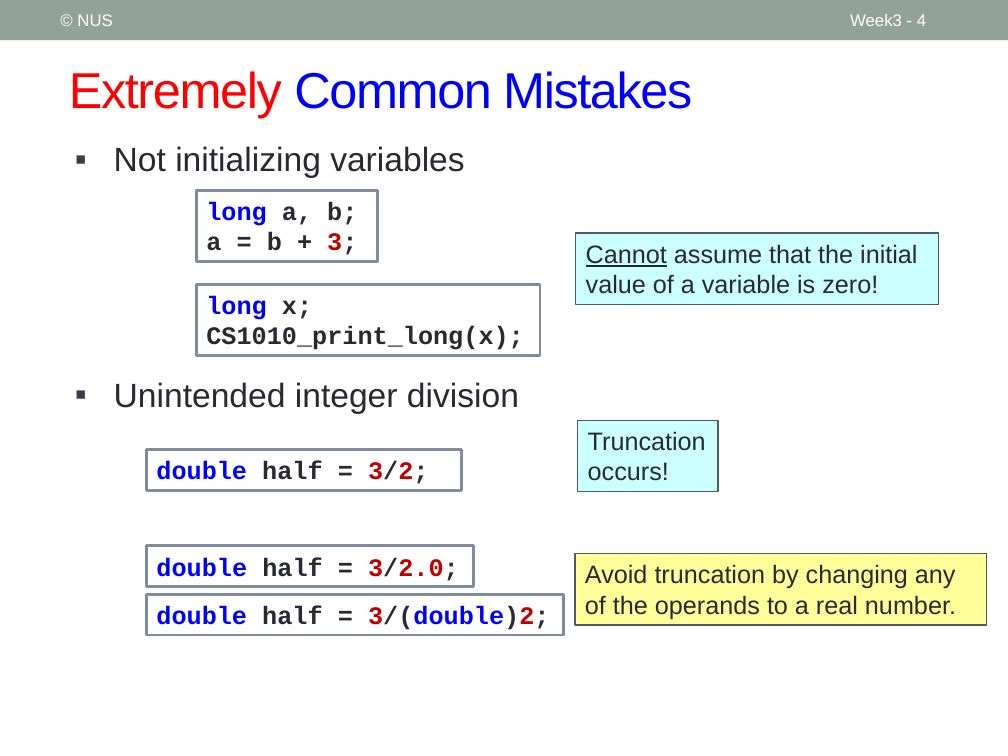
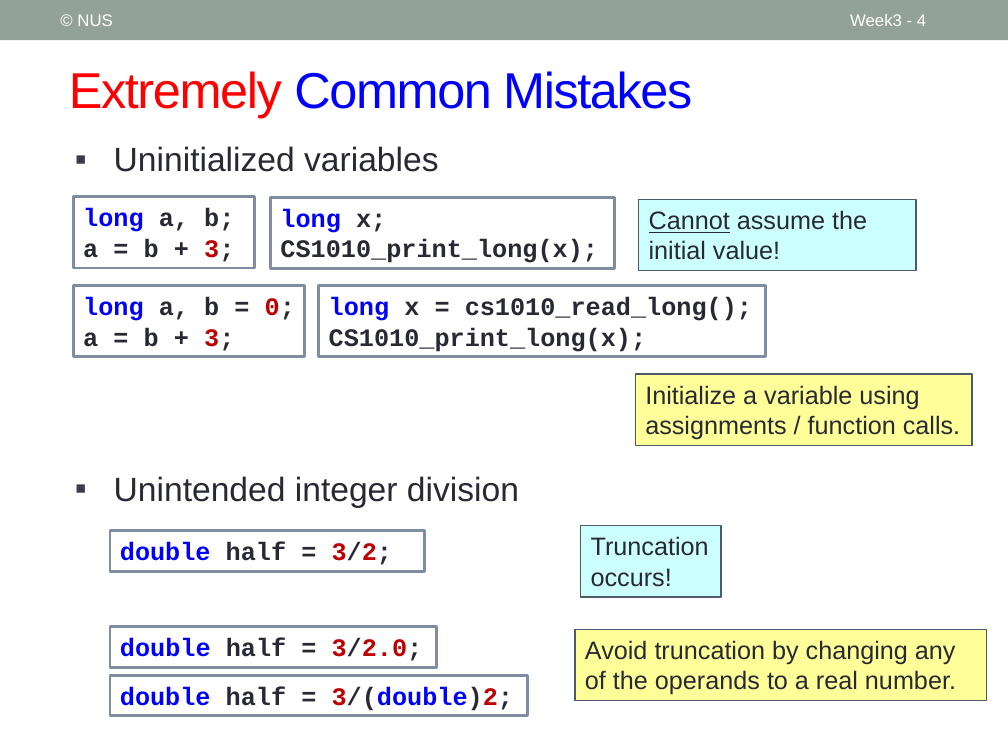
Before and after one commit to nus-cs1010-2021-s2/website, a slide deck: slide 4 of slides/Week3_Recap.pptx. Drawn at 1008x756 pixels with LibreOffice and Linux fonts; fonts in the diff are those of the drawing. Boxes give left, top, right and bottom in pixels: in the first picture for what was removed or moved away, otherwise in the second. Text is boxed around its words. In the diff, an @@ line names an element or a change of style, - is before the commit and + after.

```diff
--- a/slides/Week3_Recap.pptx
+++ b/slides/Week3_Recap.pptx
@@ text at [114,146,438,172]: text changed @@
-▪ Not initializing variables
+▪ Uninitialized variables
@@ rectangle "long a, b;": place and size @@
-rectangle "long a, b;" at [197,191,378,262]
+rectangle "long a, b;" at [74,197,255,268]
@@ rectangle "long x;": place and size @@
-rectangle "long x;" at [197,284,540,356]
+rectangle "long x;" at [270,198,614,269]
@@ rectangle "Cannot assume the initial value!": place and size @@
-rectangle "Cannot assume the initial value!" at [576,233,938,304]
+rectangle "Cannot assume the initial value!" at [639,200,916,271]
@@ text in rectangle at [649,210,867,260]: text changed @@
-Cannot assume that the initial value of a variable is zero!
+Cannot assume the initial value!
@@ rectangle added at [74,285,305,357], outline #808DA0 2.08 pt, 18 pt, text #292934, bold @@
+long a, b = 0;
+a = b + 3;
@@ rectangle added at [319,285,765,357], outline #808DA0 2.08 pt, 18 pt, text #292934, bold @@
+long x = cs1010_read_long();
+CS1010_print_long(x);
@@ rectangle added at [635,374,972,446], fill #FFFF99, outline #4C5A6A 1 pt, 18 pt, text #292934 @@
+Initialize a variable using assignments / function calls.
@@ rectangle "Truncation occurs!": place and size @@
-rectangle "Truncation occurs!" at [578,420,718,492]
+rectangle "Truncation occurs!" at [581,526,721,598]
@@ 3 rectangles: place and size @@
-3 rectangles at [146,450,563,635]
+3 rectangles at [110,530,527,716]
@@ rectangle "Avoid truncation by changing any ...": place and size @@
-rectangle "Avoid truncation by changing any ..." at [576,553,987,625]
+rectangle "Avoid truncation by changing any ..." at [576,629,987,701]
```
Also in this commit, not shown: 2 other slides changed, 7 other files.
